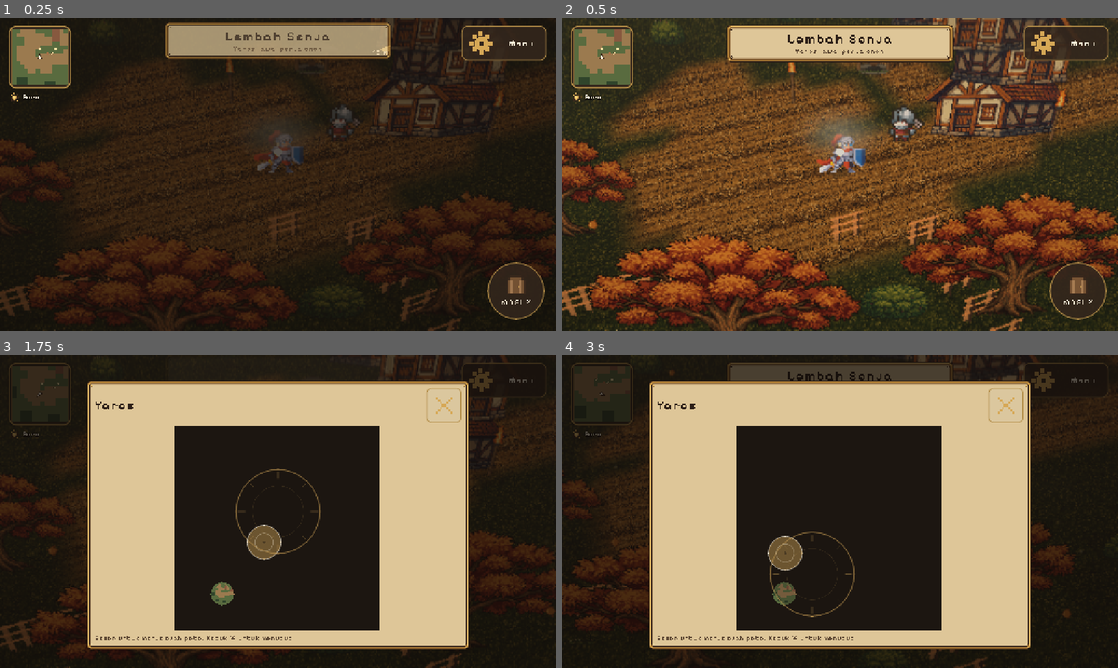
Above: before the commit, frames 1-4 (two rows, left to right).
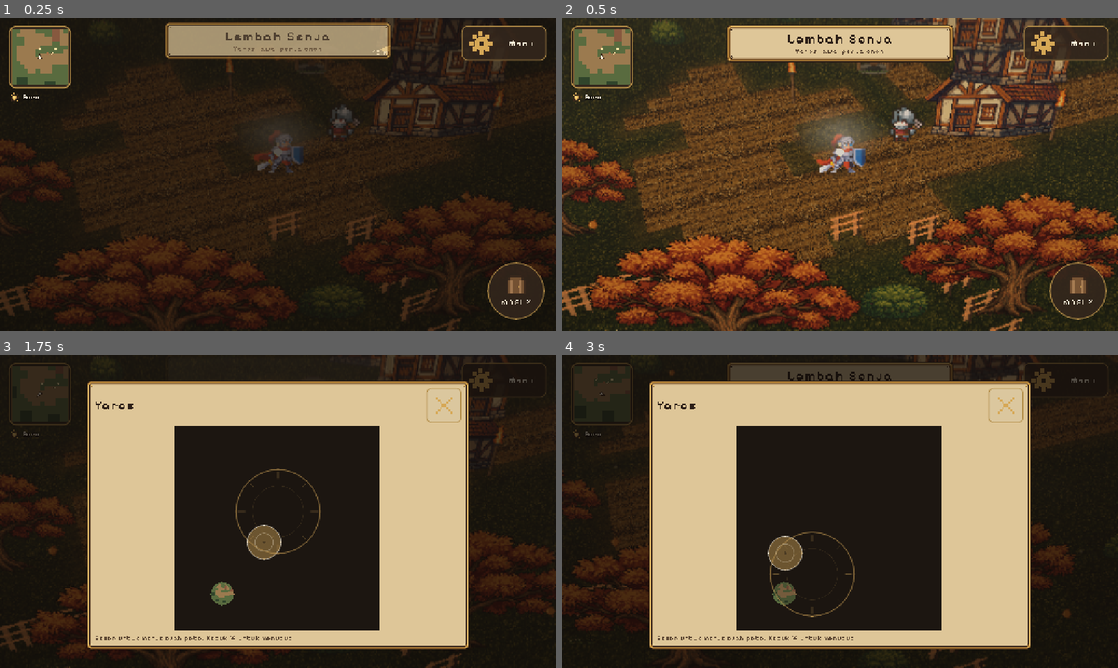
Above: after the commit, the same moments.

Repository: KyokoApp/GodotMe
Game: Godot game, scene res://game/Main.tscn
Two runs of this game, one before a commit and one after it. Both use one fixed random seed, a clock stepped at 60 frames per second and the inputs below.
Inputs (mouse positions are in pixels of both pictures, inside the frame that each line leads up to):
- Up to frame 1 (0.25 s): no input
- Up to frame 2 (0.5 s): no input
- Up to frame 3 (1.75 s): tap Enter at 0.5 s; drag from (38, 392) to (333, 442) at 0.52 s; drag from (278, 511) to (250, 574) at 1.27 s
- Up to frame 4 (3 s): move the mouse to (895, 442) at 2.02 s; hold Right (ui_right) 2.03-2.75 s; tap Enter at 2.1 s; drag from (812, 574) to (673, 464) at 2.77 s

The runs differ from the first frame. In frame 1, 0.2% of the frame differs, in the area x 12-84%, y 22-78%; in frame 2, 6.1%, in the area x 8-100%, y 0-84%; in frame 3, less than 0.1%; in frame 4, less than 0.1%.

Commit message:
medan: bobot sudut 55/45 (jalur tetap padat, bercak tanah tidak lagi menelan hutan); world test benar-benar membebaskan diorama sebelum quit (exit 134)
Co-authored-by: arena-agent <297053741+arena-agent@users.noreply.github.com>

Diff:
--- a/game/game/tests/WorldTest.gd
+++ b/game/game/tests/WorldTest.gd
@@ -32,9 +32,17 @@
 	await _test_atmosphere()
 	await _test_clock_runs()
 	print("[WORLD] %d pemeriksaan, %d gagal" % [checks, failures])
+	# Quit only after the diorama has actually left the tree. Calling quit() with
+	# the region, its chunk tasks and its particles still alive killed the process
+	# at teardown (exit 134 with every check green), which reads in CI as a failed
+	# rule when no rule failed.
 	var view: Node = _world.call("view") if _world.has_method("view") else null
 	if view != null and view.has_method("drain"):
 		view.call("drain")
+	_world.queue_free()
+	await get_tree().process_frame
+	await get_tree().process_frame
+	print("[WORLD] siap keluar")
 	get_tree().quit(0 if failures == 0 else 1)
 
 
--- a/game/game/world/RegionMesh.gd
+++ b/game/game/world/RegionMesh.gd
@@ -203,13 +203,17 @@
 	idx.append(first + 1)
 
 
-## Blend weights at one corner of a tile. The four tiles that meet there vote,
-## and the corner takes the STRONGEST of each surface rather than the average:
-## averaging lets a one-tile-wide path dissolve into the grass it crosses and the
-## road disappears, which is exactly what happened the first time this was tried.
-## Taking the max keeps a path solid while still handing the neighbouring grass
-## tile a dirt corner, so the edge is a ragged metre of transition instead of a
-## staircase of squares.
+## Blend weights at one corner of a tile.
+##
+## Two failures bracket this function. Averaging the four tiles that meet at a
+## corner dissolved a one-tile-wide path into the grass it crossed - the road
+## disappeared. Taking the plain maximum swung the other way: a single dirt tile
+## handed its full weight to all four of its neighbours, so 15% dirt tiles painted
+## half the forest floor tan.
+##
+## So: mostly the tile's own surface, partly the strongest neighbour. A tile of
+## path stays solid path, a meadow next to it fades over about a metre, and a
+## scattered patch stays a patch.
 static func _corner_weights(data: RefCounted, tx: int, tz: int) -> Array:
 	var out: Array = []
 	for i in range(4):
@@ -226,6 +230,9 @@
 					Vector4.ZERO)
 				total = Vector4(maxf(total.x, w.x), maxf(total.y, w.y),
 					maxf(total.z, w.z), maxf(total.w, w.w))
+		var own: Vector4 = WEIGHTS.get(int(data.call("tile_terrain", tx, tz)),
+			Vector4.ZERO)
+		total = own * 0.55 + total * 0.45
 		# snow carries 0.75 snow + 0.25 rock; two such neighbours must not add up
 		# past one, or the shader's sequence of mixes overshoots
 		var sum := total.x + total.y + total.z + total.w
--- a/game/game/world/terrain.gdshader
+++ b/game/game/world/terrain.gdshader
@@ -31,7 +31,7 @@
 // them; in linear space, under this sun, the meadow's own sRGB value comes back
 // unchanged and reads as a dark olive field. This lifts the GROUND only - the
 // props are separate unshaded sprites and keep their approved brightness.
-uniform float ground_gain : hint_range(0.5, 4.0) = 2.2;
+uniform float ground_gain : hint_range(0.5, 4.0) = 2.0;
 
 vec3 sample_cell(vec2 origin, vec2 uv) {
 	// v grows downwards in the atlas, uv grows upwards in the world
@@ -50,7 +50,9 @@
 	// sequential mixes keep the arithmetic to four lerps; the weights sum to at
 	// most one per vertex, so nothing clips
 	vec3 c = grass;
-	c = mix(c, dirt, COLOR.r);
+	// the path tile is far brighter than the grass, and at full strength a metre of
+	// it outshouts ten metres of meadow
+	c = mix(c, dirt, COLOR.r * 0.92);
 	c = mix(c, rock, COLOR.g);
 	c = mix(c, sand, COLOR.b);
 	c = mix(c, snow * snow_tint, COLOR.a);
